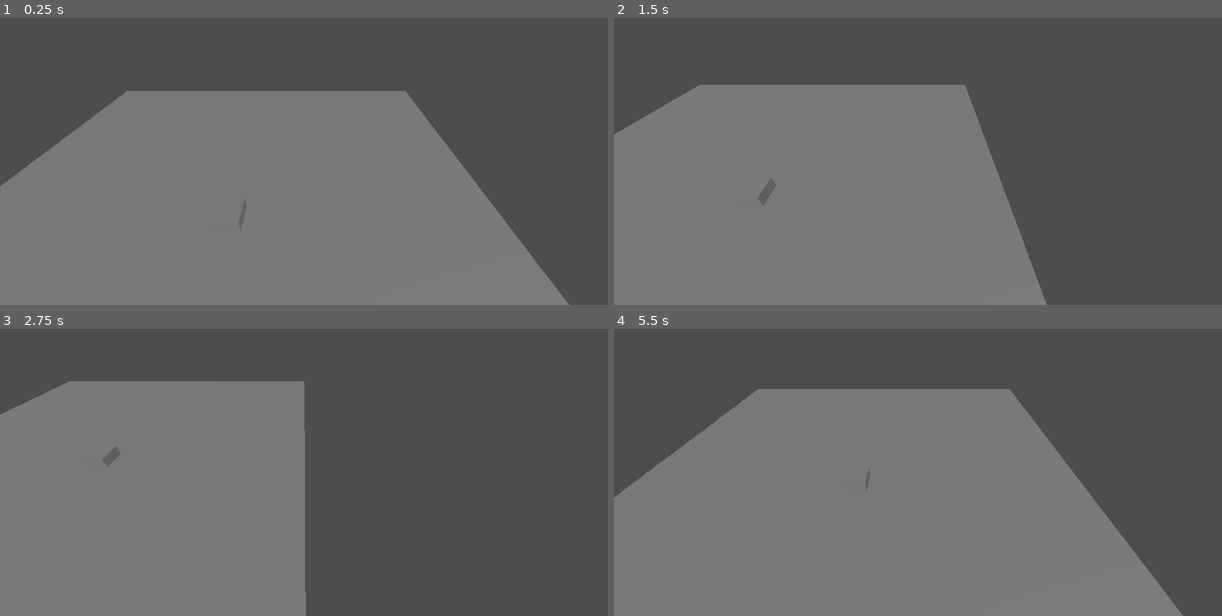
Above: before the commit, frames 1-4 (two rows, left to right).
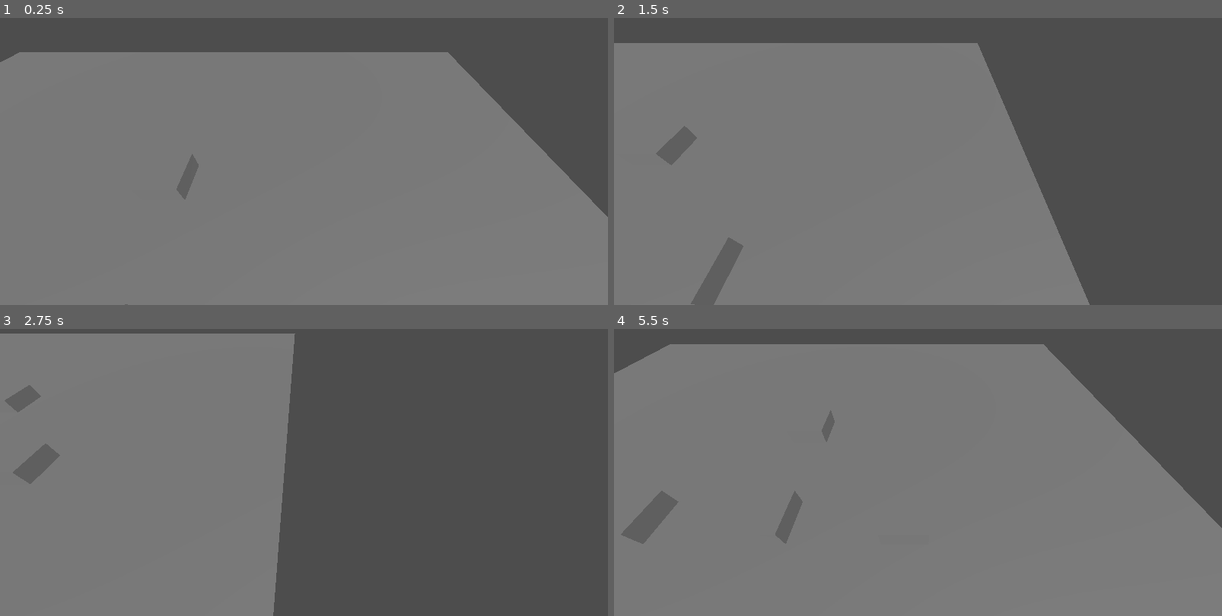
Above: after the commit, the same moments.

Repository: DripBoolean/cheese-game
Game: Godot game, scene res://scenes/world_root.tscn
Same seed, same stepped clock (60 frames per second), same inputs: the game is played once before the commit and once after it.
Inputs:
- Up to frame 1 (0.25 s): no input
- Up to frame 2 (1.5 s): tap Enter at 0.5 s; hold D (move_right) 0.53-1.28 s; hold S (move_down) from 1.28 s (still down)
- Up to frame 3 (2.75 s): release S (move_down) at 2.03 s; hold D (move_right) from 2.03 s (still down)
- Up to frame 4 (5.5 s): release D (move_right) at 2.78 s; hold W (move_up) 2.78-3.53 s; hold A (move_left) 3.53-5.03 s; hold S (move_down) from 5.03 s (still down)

The runs differ from the first frame. In frame 1, 24% of the frame differs, in the area x 0-100%, y 11-100%; in frame 2, 16%; in frame 3, 12%; in frame 4, 28%, in the area x 0-100%, y 5-100%.

Commit message:
did stuff

Diff:
--- a/scenes/map.gd
+++ b/scenes/map.gd
@@ -1,21 +1,28 @@
 extends Node3D
+
 
 
 var buildings = [
 	{"type": "Office", "position": Vector3(0, 0, 0)},
+	{"type": "Office", "position": Vector3(3, 0, 0)},
+	{"type": "Office", "position": Vector3(-3, 0, 0)},
+	{"type": "Office", "position": Vector3(0, 0, 3)},
+	{"type": "Office", "position": Vector3(0, 0, -3)},
 ]
 
 func spawn_buildings():
 	for building in buildings:
 		var new_building = load("res://scenes/building.tscn").instantiate()
 		new_building.type = building.type
-		new_building.position = position
+		new_building.position = building.position
 		add_child(new_building)
-
 
 # Called when the node enters the scene tree for the first time.
 func _ready():
 	spawn_buildings()
+	var new_bubble = load("res://scenes/thought_bubble.tscn").instantiate()
+	new_bubble.position = $Player/Camera3D.unproject_position(buildings[0].position)
+	#.add_child(new_bubble)
 
 
 # Called every frame. 'delta' is the elapsed time since the previous frame.
--- a/scenes/map.tscn
+++ b/scenes/map.tscn
@@ -1,11 +1,15 @@
-[gd_scene load_steps=3 format=3 uid="uid://u5yt3wfkusk4"]
+[gd_scene load_steps=4 format=3 uid="uid://u5yt3wfkusk4"]
 
 [ext_resource type="Script" path="res://scenes/map.gd" id="1_y30s5"]
+[ext_resource type="PackedScene" uid="uid://v5q2ern0mj33" path="res://scenes/player.tscn" id="2_yacs5"]
 
 [sub_resource type="PlaneMesh" id="PlaneMesh_35lqr"]
 
 [node name="Map" type="Node3D"]
 script = ExtResource("1_y30s5")
+
+[node name="Player" parent="." instance=ExtResource("2_yacs5")]
+transform = Transform3D(1, 0, 0, 0, 1, 0, 0, 0, 1, 3.28101, 4.81822, 0)
 
 [node name="MeshInstance3D" type="MeshInstance3D" parent="."]
 transform = Transform3D(10, 0, 0, 0, 10, 0, 0, 0, 10, 0, 0, 0)
@@ -13,3 +17,11 @@
 
 [node name="DirectionalLight3D" type="DirectionalLight3D" parent="."]
 transform = Transform3D(0.850141, -0.345514, 0.397342, 0, 0.754606, 0.656178, -0.526555, -0.557843, 0.641522, 0, 0, 0)
+
+[node name="Node2D" type="Node2D" parent="."]
+
+[node name="UI" type="Control" parent="."]
+layout_mode = 3
+anchors_preset = 0
+offset_right = 40.0
+offset_bottom = 40.0
--- a/scenes/player.gd
+++ b/scenes/player.gd
@@ -7,7 +7,6 @@
 func _ready():
 	pass # Replace with function body.
 
-
 # Called every frame. 'delta' is the elapsed time since the previous frame.
 func _process(delta):
 	var input_dir2 := Input.get_vector("move_left", "move_right", "move_up", "move_down")
--- a/scenes/player.tscn
+++ b/scenes/player.tscn
@@ -6,4 +6,5 @@
 script = ExtResource("1_flp6a")
 
 [node name="Camera3D" type="Camera3D" parent="."]
+transform = Transform3D(1, 0, 0, 0, 0.693716, 0.720249, 0, -0.720249, 0.693716, 0, 0, 0)
 current = true
--- /dev/null
+++ b/scenes/thought_bubble.gd
@@ -0,0 +1,16 @@
+extends Control
+
+
+var yes_policy = "Do Nothing"
+var no_policy = "Do Nothing"
+var text = "Example"
+
+
+# Called when the node enters the scene tree for the first time.
+func _ready():
+	$Label.text = text
+
+
+# Called every frame. 'delta' is the elapsed time since the previous frame.
+func _process(delta):
+	pass
--- /dev/null
+++ b/scenes/thought_bubble.tscn
@@ -0,0 +1,41 @@
+[gd_scene load_steps=2 format=3 uid="uid://dtojj1g4ud6hy"]
+
+[ext_resource type="Script" path="res://scenes/thought_bubble.gd" id="1_e5ivt"]
+
+[node name="ThoughtBubble" type="Control"]
+layout_mode = 3
+anchors_preset = 15
+anchor_right = 1.0
+anchor_bottom = 1.0
+grow_horizontal = 2
+grow_vertical = 2
+script = ExtResource("1_e5ivt")
+
+[node name="Panel" type="Panel" parent="."]
+layout_mode = 0
+offset_right = 127.0
+offset_bottom = 125.0
+
+[node name="Yes" type="Button" parent="."]
+layout_mode = 0
+offset_left = 28.0
+offset_top = 64.0
+offset_right = 58.0
+offset_bottom = 95.0
+text = "👍"
+
+[node name="No" type="Button" parent="."]
+layout_mode = 0
+offset_left = 69.0
+offset_top = 65.0
+offset_right = 99.0
+offset_bottom = 96.0
+text = "👎"
+
+[node name="Label" type="Label" parent="."]
+layout_mode = 0
+offset_left = 19.0
+offset_top = 19.0
+offset_right = 111.0
+offset_bottom = 56.0
+text = "Placeholder"
--- a/scenes/world_root.tscn
+++ b/scenes/world_root.tscn
@@ -1,11 +1,7 @@
-[gd_scene load_steps=3 format=3 uid="uid://ckd2pa25wyabv"]
+[gd_scene load_steps=2 format=3 uid="uid://ckd2pa25wyabv"]
 
 [ext_resource type="PackedScene" uid="uid://u5yt3wfkusk4" path="res://scenes/map.tscn" id="1_lffpv"]
-[ext_resource type="PackedScene" uid="uid://v5q2ern0mj33" path="res://scenes/player.tscn" id="2_h880m"]
 
 [node name="WorldRoot" type="Node3D"]
 
 [node name="Map" parent="." instance=ExtResource("1_lffpv")]
-
-[node name="Player" parent="." instance=ExtResource("2_h880m")]
-transform = Transform3D(1, 0, 0, 0, 0.783477, 0.621421, 0, -0.621421, 0.783477, 2.70504, 7.48663, 4.49905)
